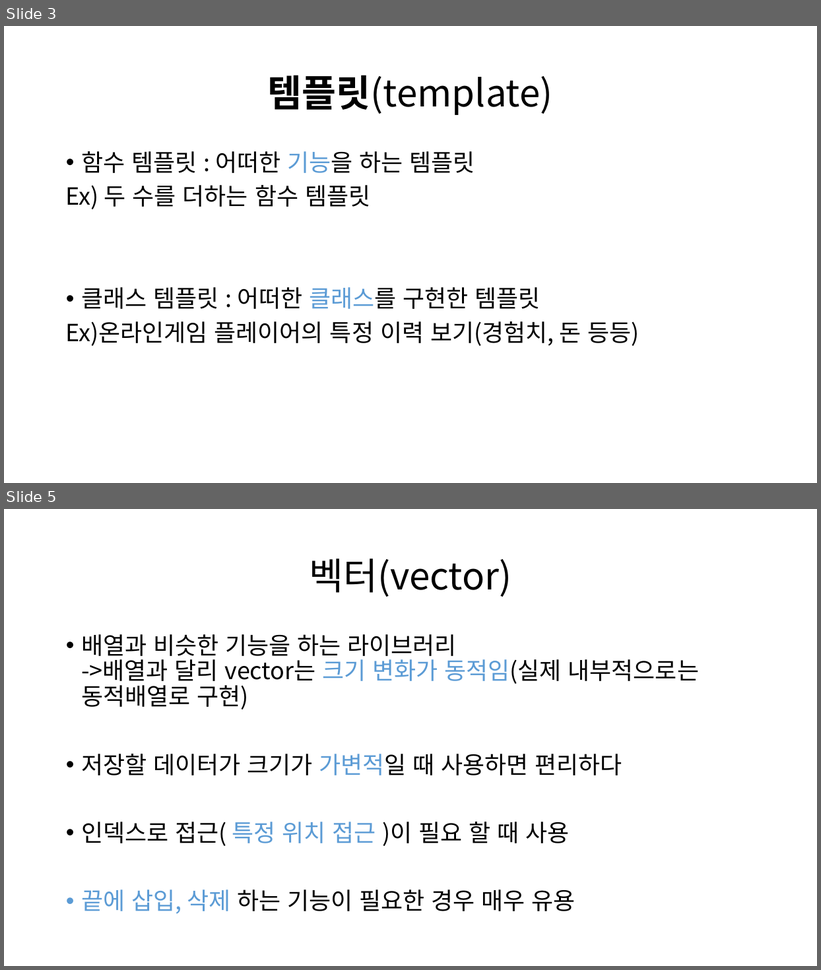
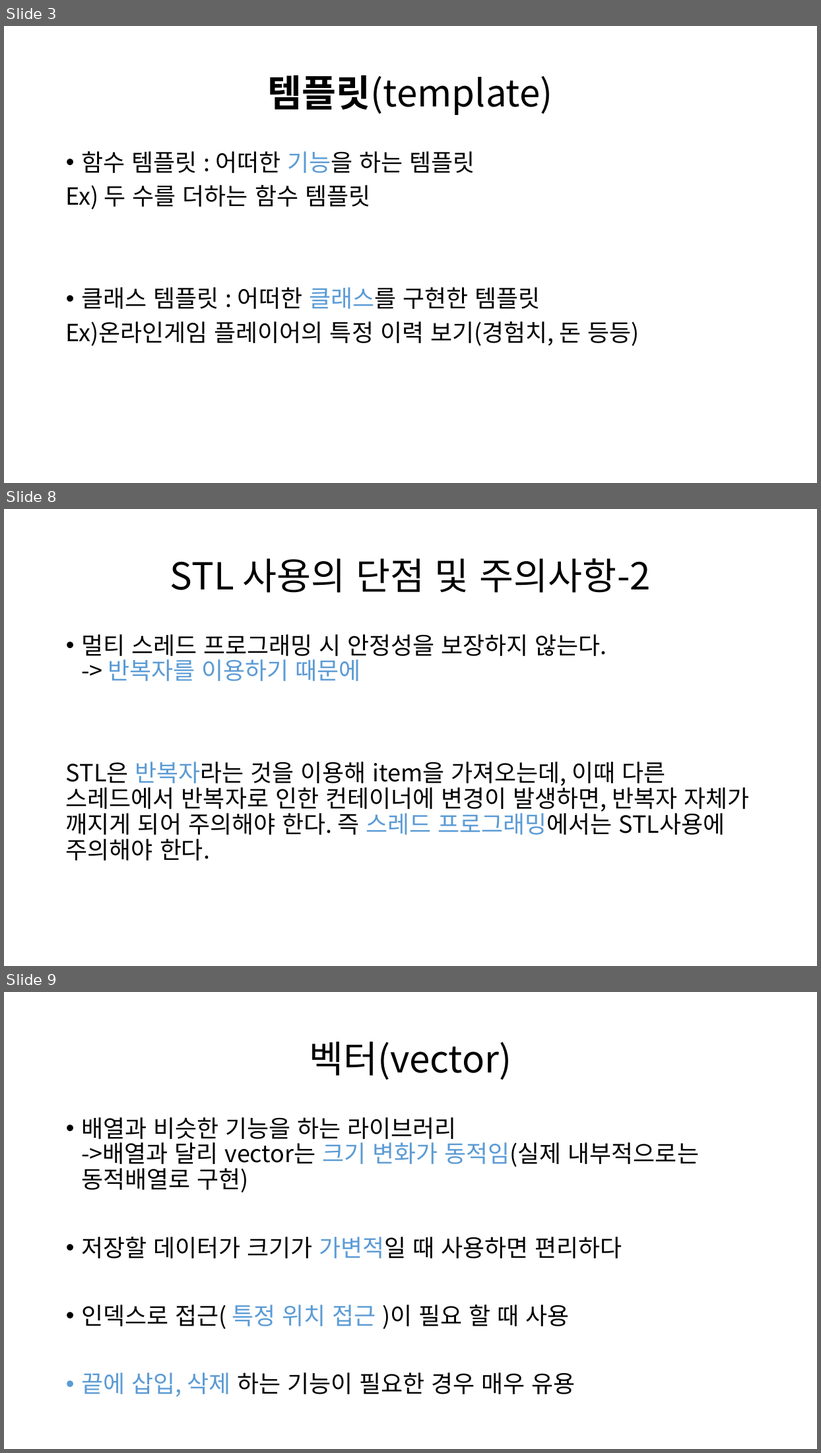
Before and after one commit to LeeInJae/meteor, a slide deck: Study/20131007_LeeInJae/STL.pptx. Shown one above the other, each under a label of ours: slides 3 and 5 before the commit, slides 3, 8 and 9 after it; the slides between them are not shown. The pictures are 821x970 and 821x1453 pixels, drawn with LibreOffice and Linux fonts; fonts in the diff are those of the drawing. Boxes give left, top, right and bottom in pixels: in the first picture for what was removed or moved away, otherwise in the second. Text is boxed around its words. In the diff, an @@ line names an element or a change of style, - is before the commit and + after.

```diff
--- a/Study/20131007_LeeInJae/STL.pptx
+++ b/Study/20131007_LeeInJae/STL.pptx
@@ slide 8 added at [4,509,817,966], background #FFFFFF @@
@@ title added at [170,559,651,593], 44 pt, text #000000 @@
+STL 사용의 단점 및 주의사항-2
@@ text added at [66,634,749,861], 28 pt, text #000000 @@
+• 멀티 스레드 프로그래밍 시 안정성을 보장하지 않는다.
+  -> 반복자를 이용하기 때문에
+STL은 반복자라는 것을 이용해 item을 가져오는데, 이때 다른 스레드에서 반복자로 인한 컨테이너에 변경이 발생하면, 반복자 자체가 깨지게 되어 주의해야 한다. 즉 스레드 프로그래밍에서는 STL사용에 주의해야 한다.
@@ what was slide 5 is now slide 9 @@
```
Also in this commit, not shown: 3 slides changed, 9 other slides added, 2 other files.
